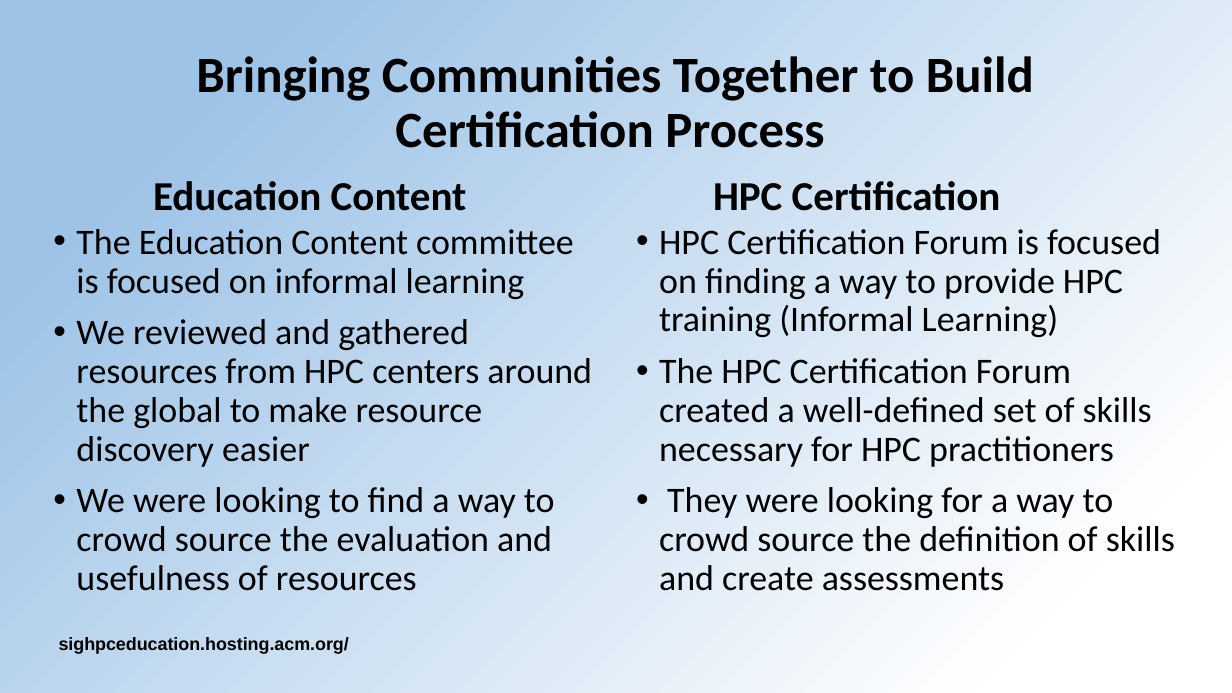
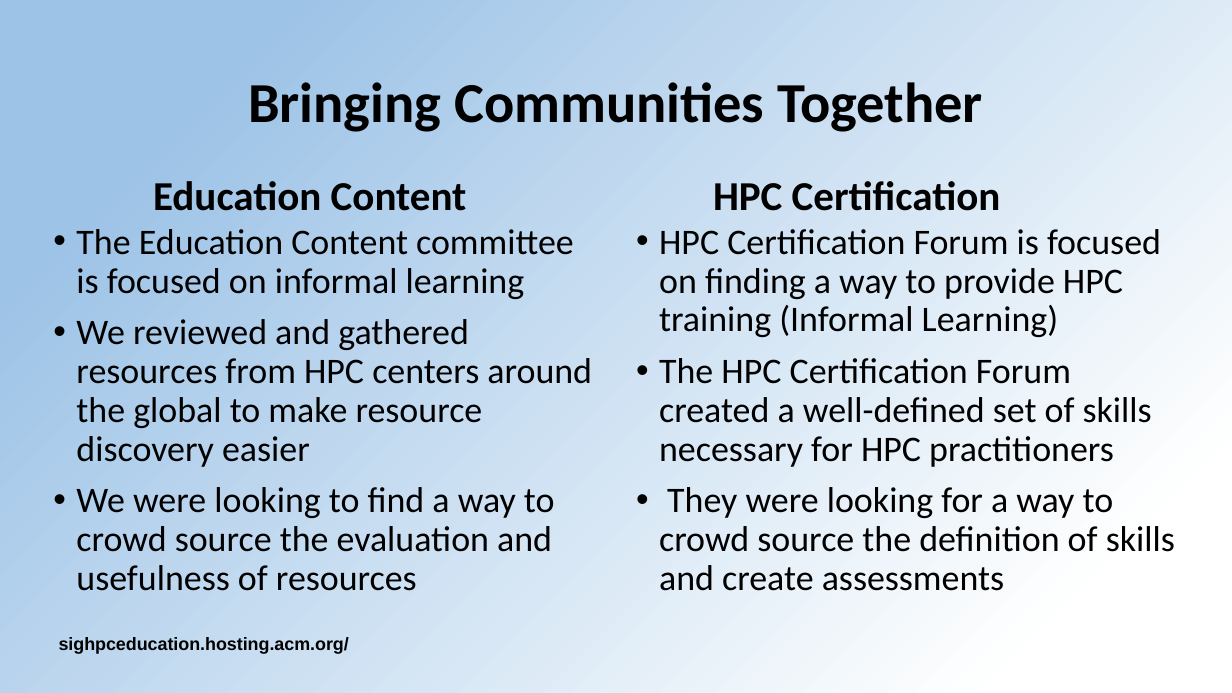
Before and after one commit to HPC-certification-forum/www, a slide deck: slide 5 of data/assets/talks/2020-05/SIGHPC-EduChpt-slides-CertForumWkshp2020.pptx. Drawn at 1232x693 pixels with LibreOffice and Linux fonts; fonts in the diff are those of the drawing; background and template pictures are left out. Boxes give left, top, right and bottom in pixels: in the first picture for what was removed or moved away, otherwise in the second. Text is boxed around its words. In the diff, an @@ line names an element or a change of style, - is before the commit and + after.

```diff
--- a/data/assets/talks/2020-05/SIGHPC-EduChpt-slides-CertForumWkshp2020.pptx
+++ b/data/assets/talks/2020-05/SIGHPC-EduChpt-slides-CertForumWkshp2020.pptx
@@ title at (x1=248, y1=82, x2=983, y2=132): text changed; size 29.7 to 33 pt @@
-Bringing Communities Together to Build Certification Process
+Bringing Communities Together
```
Also in this commit, not shown: 4 other slides changed, 5 slides added, 2 other files.
